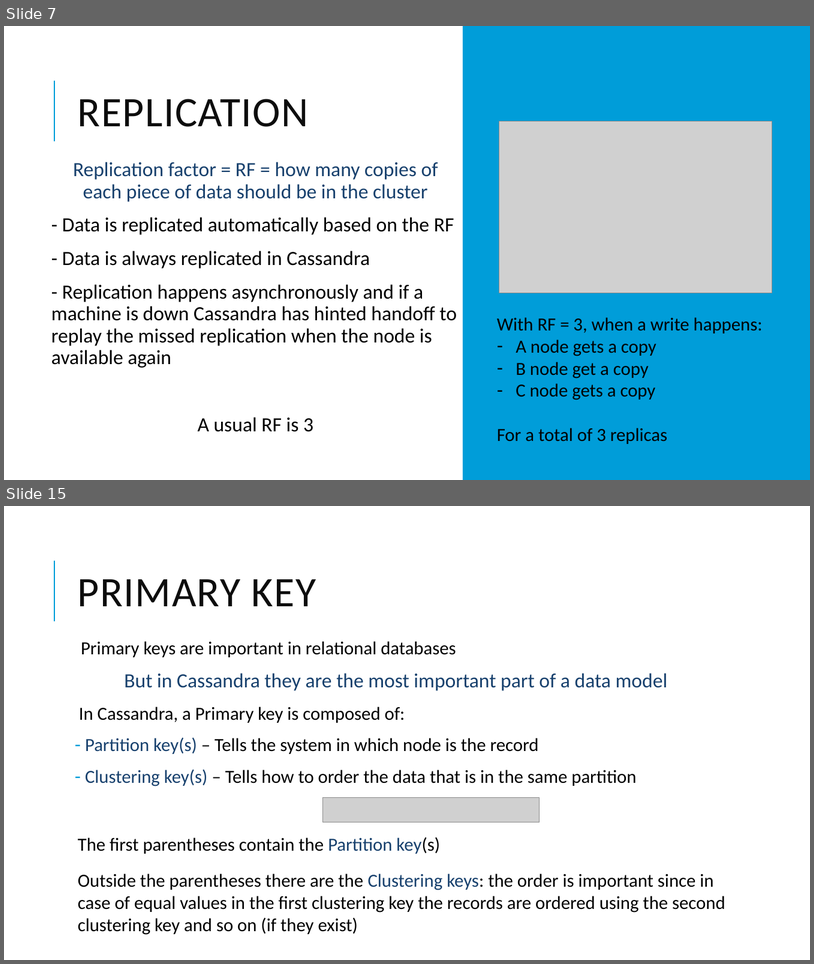
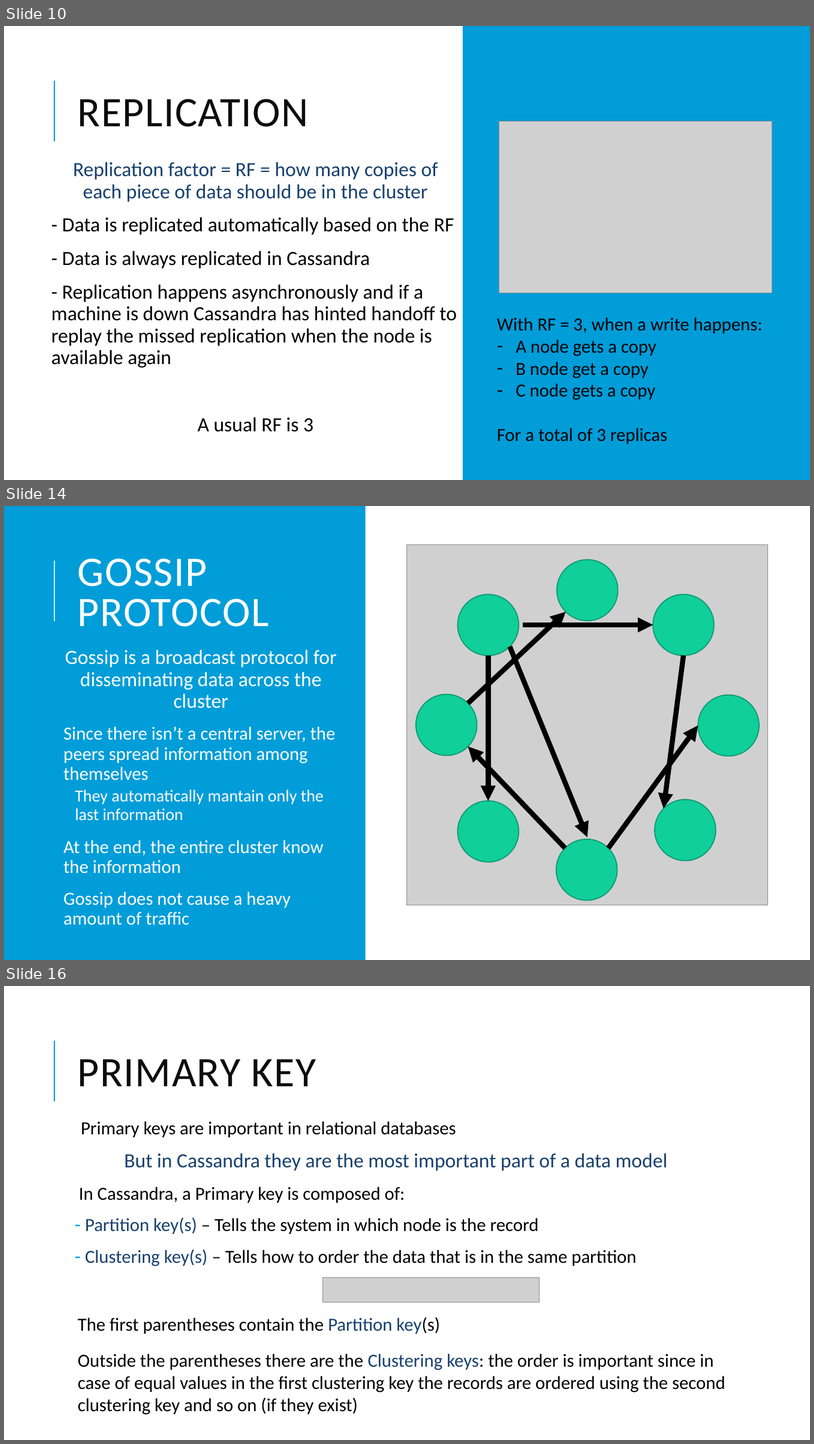
Before and after one commit to DebbyX3/cassandra-project, a slide deck: Cassandra project.pptx. Shown one above the other, each under a label of ours: slides 7 and 15 before the commit, slides 10, 14 and 16 after it; the slides between them are not shown. The pictures are 814x964 and 814x1444 pixels, drawn with LibreOffice and Linux fonts; fonts in the diff are those of the drawing; grey boxes stand for pictures. Boxes give left, top, right and bottom in pixels: in the first picture for what was removed or moved away, otherwise in the second. Text is boxed around its words. In the diff, an @@ line names an element or a change of style, - is before the commit and + after.

```diff
--- a/Cassandra project.pptx
+++ b/Cassandra project.pptx
@@ slide 14 added at [4,506,810,960], background #FFFFFF @@
@@ rectangle added at [4,506,366,960], fill #009DD9 @@
@@ title added at [78,558,269,627], 50 pt, text #FFFFFF @@
+GOSSIP PROTOCOL
@@ picture added at [408,545,768,904] @@
@@ line added from (54, 621) to (54, 561), #C4EFFF 1.5 pt @@
@@ ellipse added at [558,560,618,621], fill #10CF9B, outline #0C9973 1.25 pt @@
@@ ellipse added at [458,594,519,655], fill #10CF9B, outline #0C9973 1.25 pt @@
@@ ellipse added at [654,594,715,655], fill #10CF9B, outline #0C9973 1.25 pt @@
@@ arrow added from (468, 703) to (566, 612), #000000 6 pt @@
@@ arrow added from (524, 625) to (654, 625), #000000 6 pt @@
@@ text added at [63,649,337,925], 22 pt, text #FFFFFF @@
+  Gossip is a broadcast protocol for disseminating data across the cluster
+  Since there isn’t a central server, the peers spread information among themselves
+  • They automatically mantain only the last information
+  At the end, the entire cluster know the information
+  Gossip does not cause a heavy amount of traffic
@@ arrow added from (510, 646) to (588, 837), #000000 6 pt @@
@@ arrow added from (489, 655) to (489, 801), #000000 6 pt @@
@@ arrow added from (684, 655) to (664, 808), #000000 6 pt @@
@@ ellipse added at [416,694,477,755], fill #10CF9B, outline #0C9973 1.25 pt @@
@@ ellipse added at [698,695,759,756], fill #10CF9B, outline #0C9973 1.25 pt @@
@@ arrow added from (609, 848) to (698, 726), #000000 6 pt @@
@@ arrow added from (566, 848) to (468, 746), #000000 6 pt @@
@@ ellipse added at [458,801,519,862], fill #10CF9B, outline #0C9973 1.25 pt @@
@@ ellipse added at [655,799,716,861], fill #10CF9B, outline #0C9973 1.25 pt @@
@@ ellipse added at [557,839,617,900], fill #10CF9B, outline #0C9973 1.25 pt @@
@@ what was slide 7 is now slide 10 @@
@@ what was slide 15 is now slide 16 @@
```
Also in this commit, not shown: 3 slides changed, 2 other slides added, 3 slides removed.
